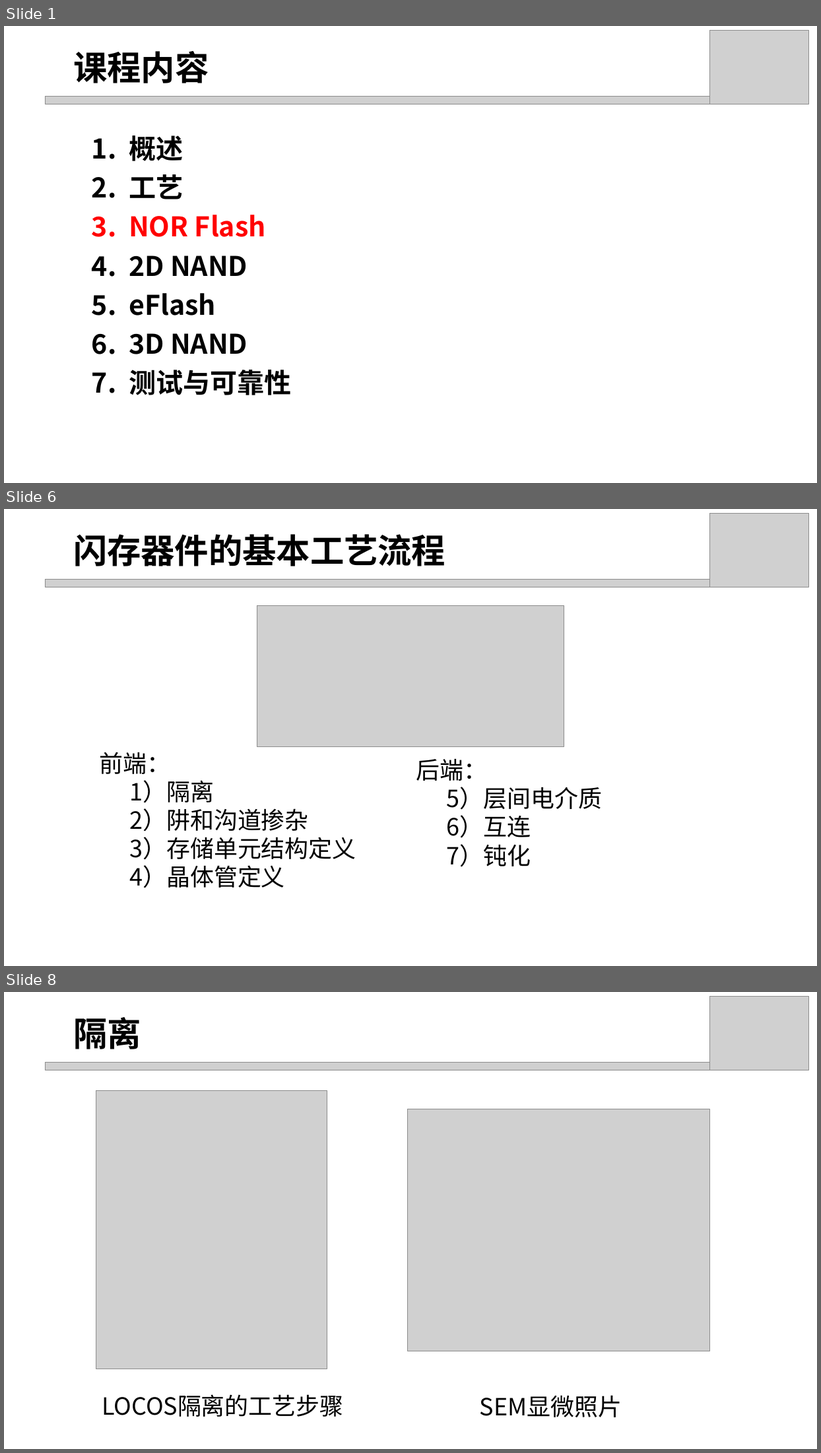
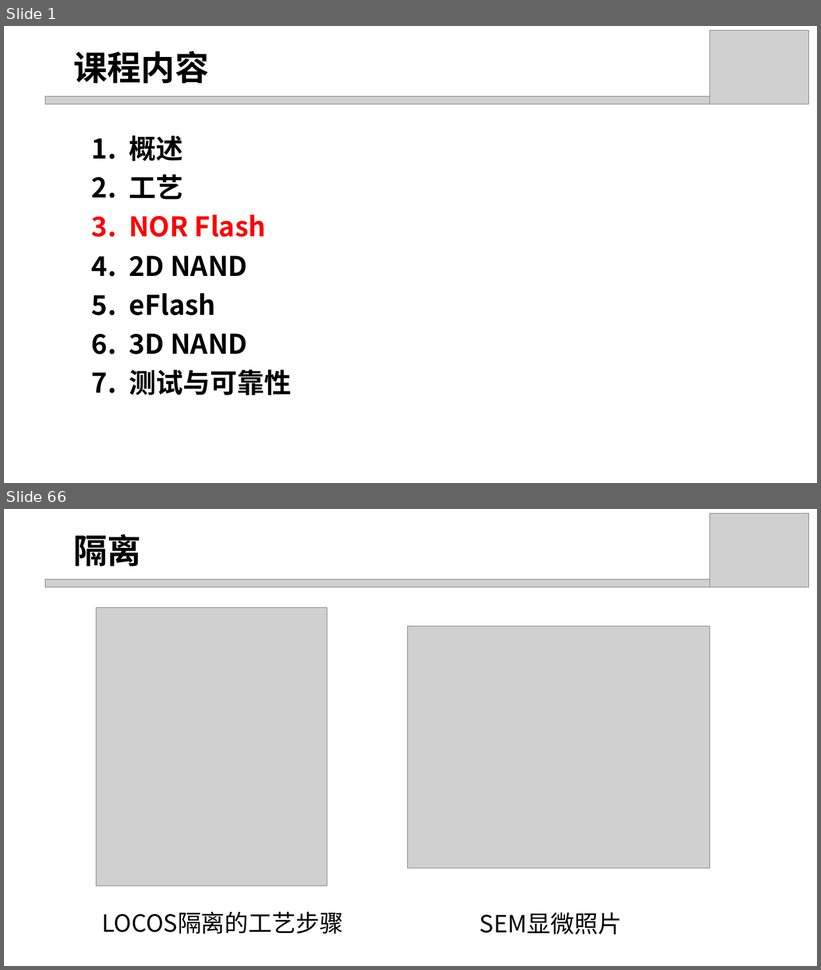
Before and after one commit to DucKlng123/flash, a slide deck: Summary/3. NOR flash.pptx. Shown one above the other, each under a label of ours: slides 1, 6 and 8 before the commit, slides 1 and 66 after it; the slides between them are not shown. The pictures are 821x1453 and 821x970 pixels, drawn with LibreOffice and Linux fonts; fonts in the diff are those of the drawing; grey boxes stand for pictures. Boxes give left, top, right and bottom in pixels: in the first picture for what was removed or moved away, otherwise in the second. Text is boxed around its words. In the diff, an @@ line names an element or a change of style, - is before the commit and + after.

```diff
--- a/Summary/3. NOR flash.pptx
+++ b/Summary/3. NOR flash.pptx
@@ slide 6 removed at (4, 509, 817, 966), background #FFFFFF @@
@@ picture removed at (710, 513, 809, 588) @@
@@ text removed at (73, 534, 446, 566) @@
-闪存器件的基本工艺流程
@@ picture removed at (45, 579, 717, 588) @@
@@ picture removed at (257, 605, 564, 747) @@
@@ text removed at (99, 752, 356, 889) @@
-前端：
-1）隔离
-2）阱和沟道掺杂
-3）存储单元结构定义
-4）晶体管定义
@@ text removed at (416, 759, 602, 867) @@
-后端：
-5）层间电介质
-6）互连
-7）钝化
@@ what was slide 8 is now slide 66 @@
```
Also in this commit, not shown: 1 slide changed, 63 slides added, 4 other slides removed, 2 other files.
